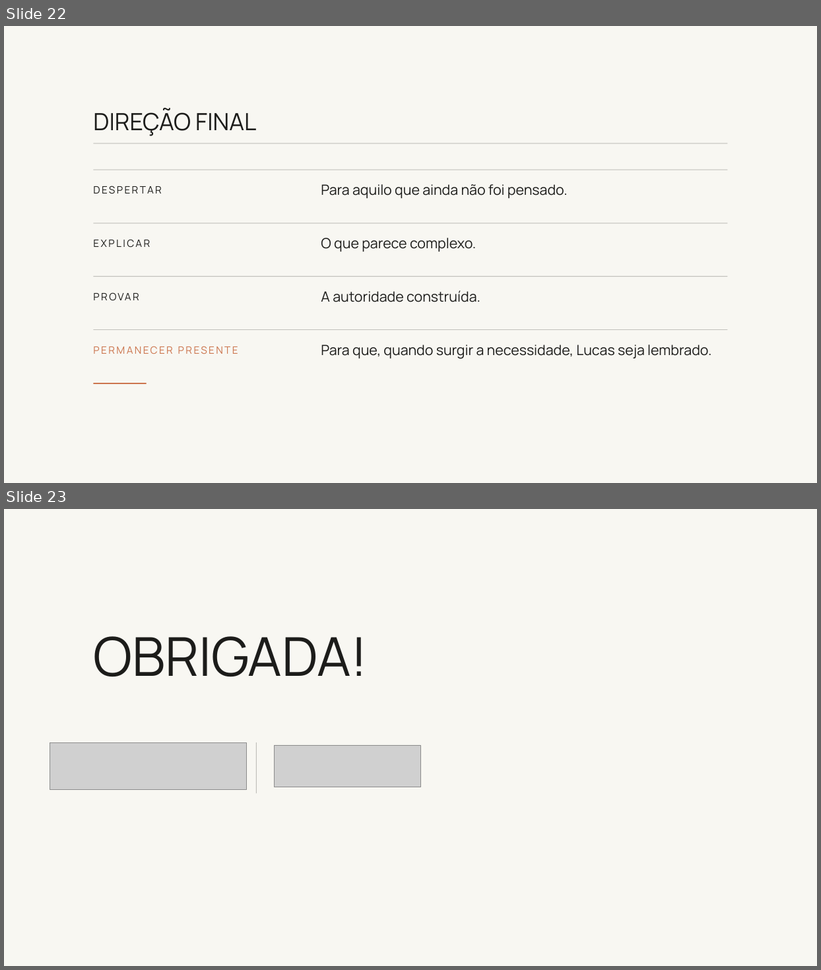
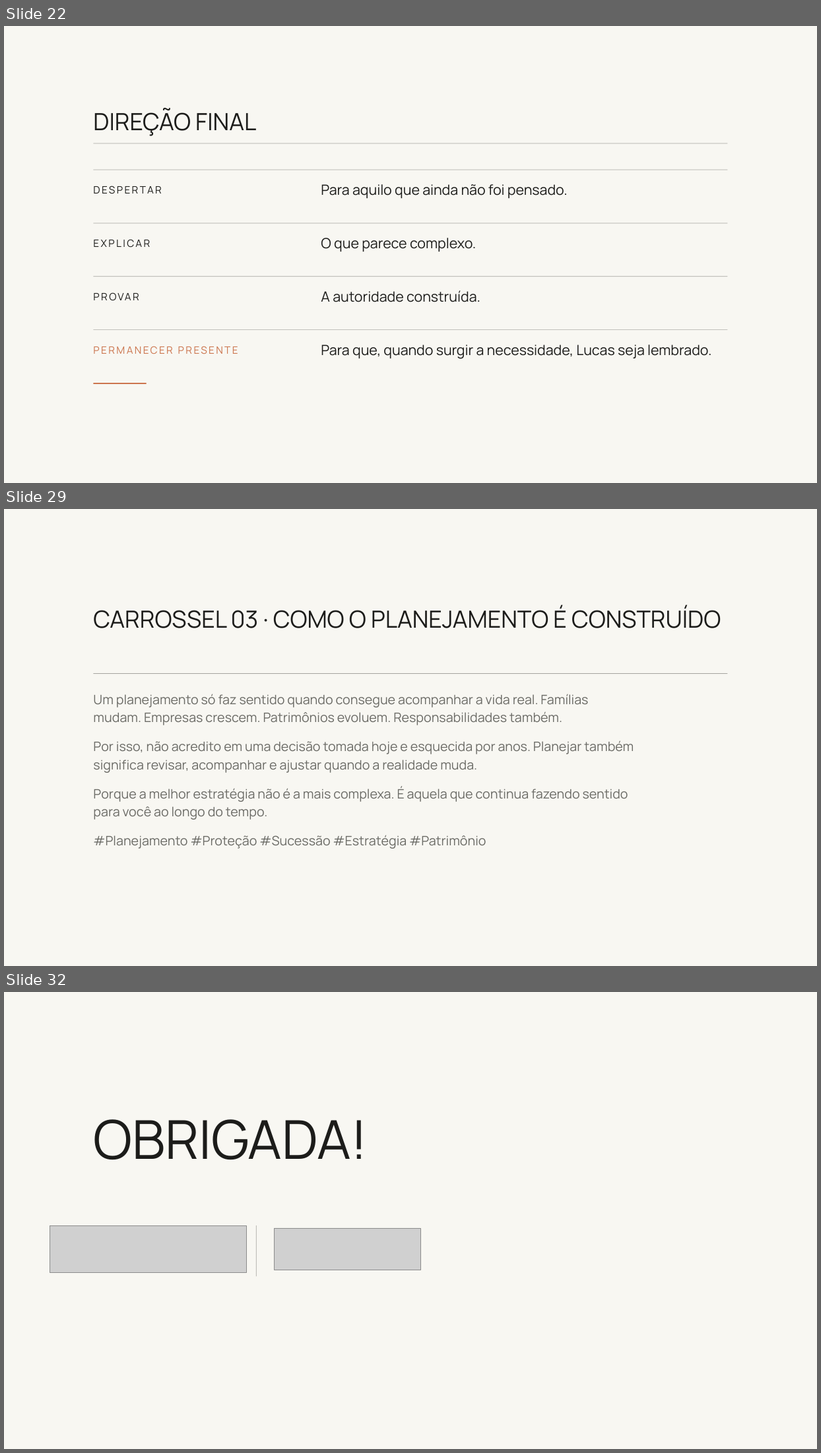
Before and after one commit to kellyalbertkabrand/Apresentacao_Revelacao_de_Essencia, a slide deck: clientes/lucas-martini/Plano-de-Conteudo-Lucas-Martini.pptx. Shown one above the other, each under a label of ours: slides 22 and 23 before the commit, slides 22, 29 and 32 after it; the slides between them are not shown. The pictures are 821x970 and 821x1453 pixels, drawn with LibreOffice and Linux fonts; fonts in the diff are those of the drawing; grey boxes stand for pictures; background and template pictures are left out. Boxes give left, top, right and bottom in pixels: in the first picture for what was removed or moved away, otherwise in the second. Text is boxed around its words. In the diff, an @@ line names an element or a change of style, - is before the commit and + after.

```diff
--- a/clientes/lucas-martini/Plano-de-Conteudo-Lucas-Martini.pptx
+++ b/clientes/lucas-martini/Plano-de-Conteudo-Lucas-Martini.pptx
@@ slide 29 added at <box>4,509,817,966</box>, background picture (left out) @@
@@ text added at <box>93,605,721,628</box>, 42 pt, text #1C1C1A @@
+CARROSSEL 03 · COMO O PLANEJAMENTO É CONSTRUÍDO
@@ rectangle added at <box>94,673,727,674</box>, fill #A5A49F @@
@@ text added at <box>93,694,588,725</box>, 23 pt, text #6B6B66 @@
+Um planejamento só faz sentido quando consegue acompanhar a vida real. Famílias mudam. Empresas crescem. Patrimônios evoluem. Responsabilidades também.
@@ text added at <box>93,741,634,773</box>, 23 pt, text #6B6B66 @@
+Por isso, não acredito em uma decisão tomada hoje e esquecida por anos. Planejar também significa revisar, acompanhar e ajustar quando a realidade muda.
@@ text added at <box>93,786,628,820</box>, 23 pt, text #6B6B66 @@
+Porque a melhor estratégia não é a mais complexa. É aquela que continua fazendo sentido para você ao longo do tempo.
@@ text added at <box>93,835,486,849</box>, 23 pt, text #6B6B66 @@
+#Planejamento #Proteção #Sucessão #Estratégia #Patrimônio
@@ what was slide 23 is now slide 32 @@
```
Also in this commit, not shown: 1 slide changed, 8 other slides added, 35 other files.
